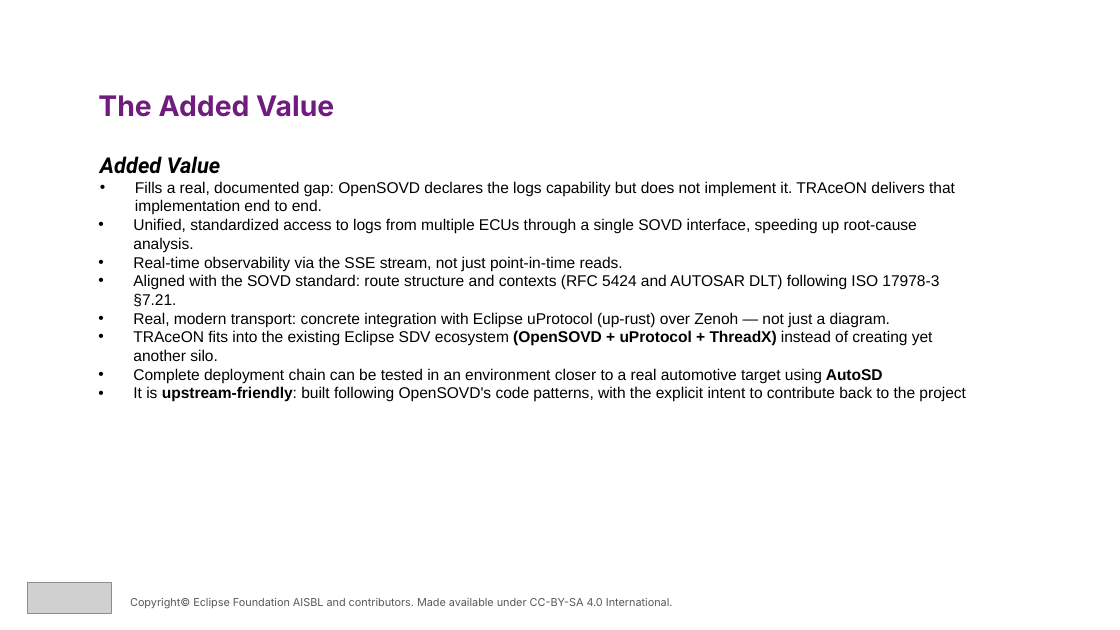
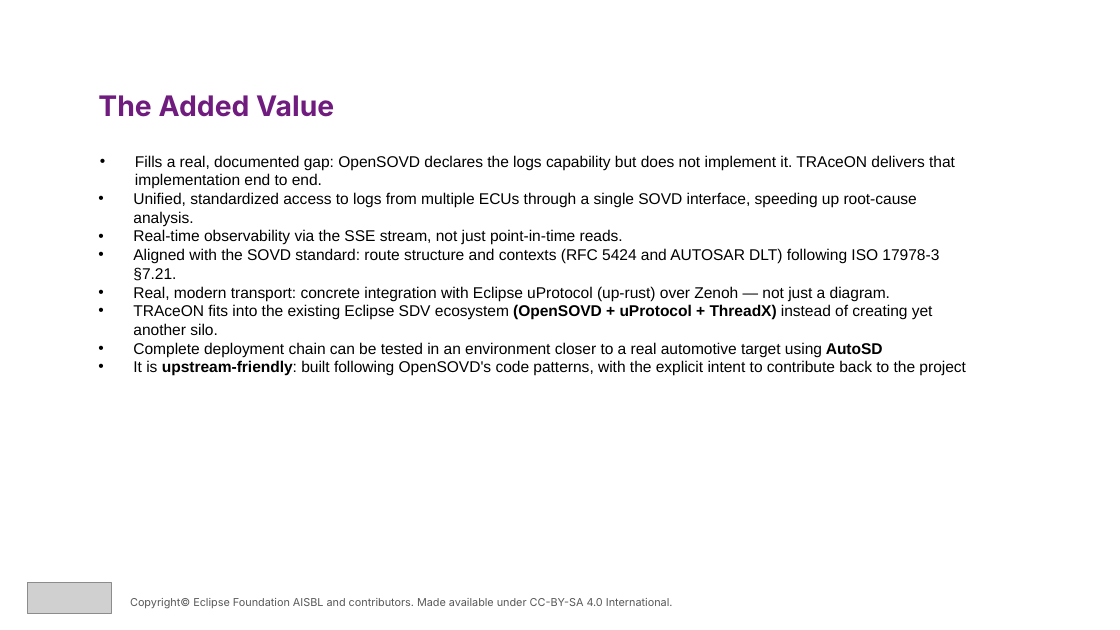
Before and after one commit to Eclipse-SDV-Hackathon-Chapter-Four/TRAceON, a slide deck: slide 10 of [EF_SDV_Hackathon_2026] - Pitching Slides_TRAceON 3.pptx (slide 11 before the commit). Drawn at 1120x630 pixels with LibreOffice and Linux fonts; fonts in the diff are those of the drawing; grey boxes stand for pictures. Boxes give left, top, right and bottom in pixels: in the first picture for what was removed or moved away, otherwise in the second. Text is boxed around its words. In the diff, an @@ line names an element or a change of style, - is before the commit and + after.

```diff
--- a/[EF_SDV_Hackathon_2026] - Pitching Slides_TRAceON 3.pptx
+++ b/[EF_SDV_Hackathon_2026] - Pitching Slides_TRAceON 3.pptx
@@ text at box(100, 156, 221, 174): paragraph removed @@
-Added Value
```
Also in this commit, not shown: 2 other slides changed, 1 slide removed.
